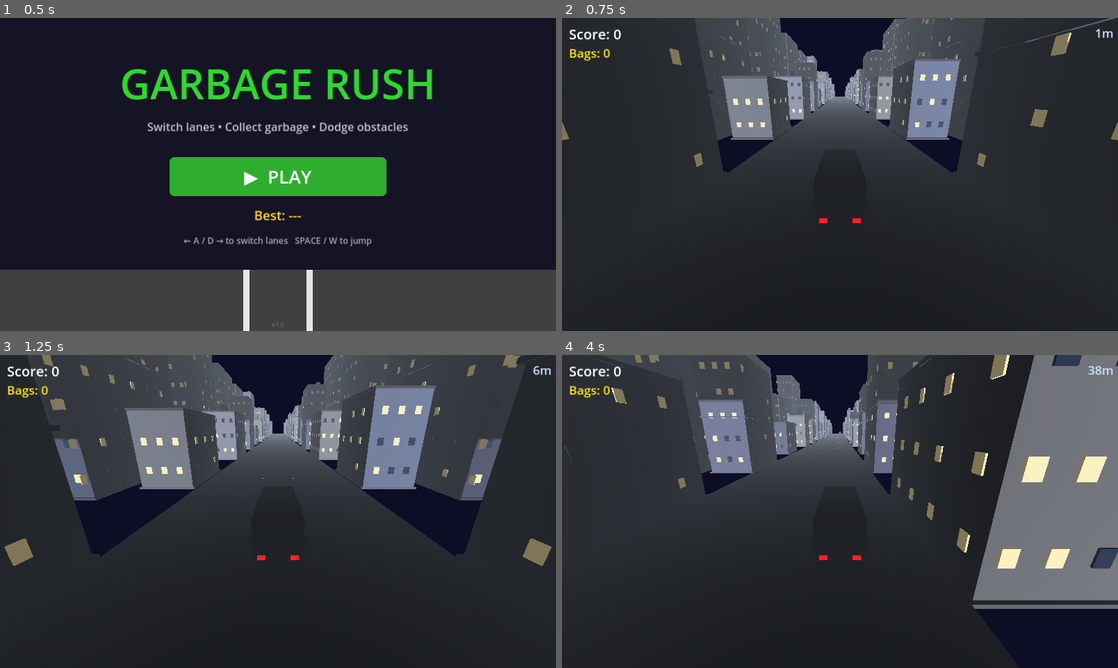
Above: before the commit, frames 1-4 (two rows, left to right).
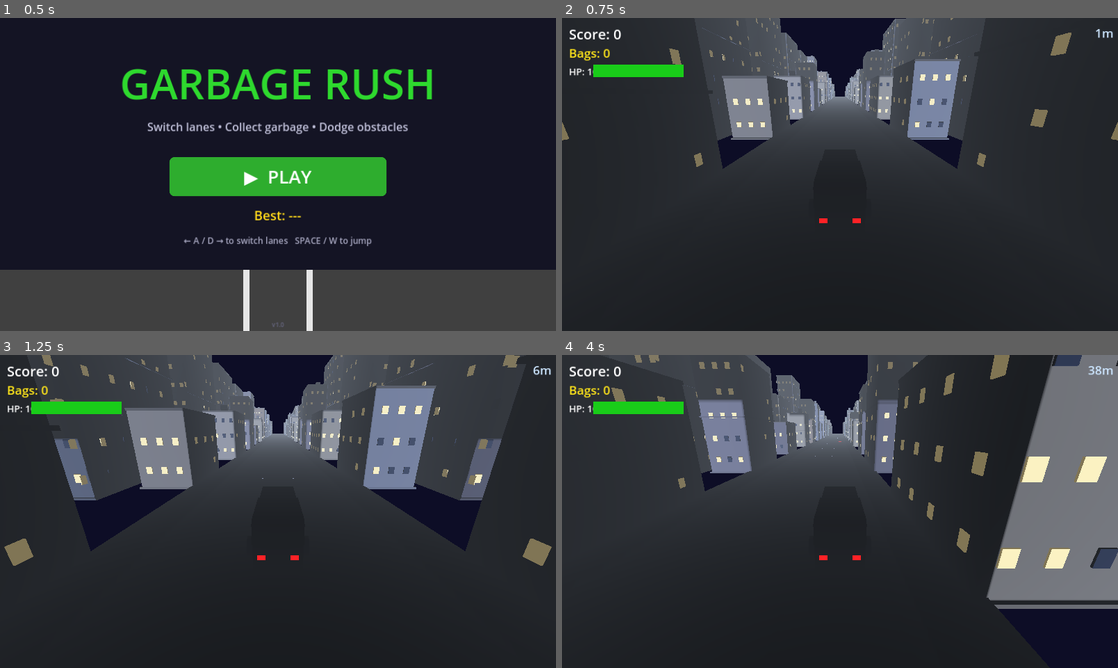
Above: after the commit, the same moments.

Repository: bhavyat81/runner
Game: Godot game, scene res://scenes/main_menu.tscn
The game is run twice, just before and just after one commit, with the same random seed, the same clock (stepped at 60 frames per second) and the same inputs.
Inputs (mouse positions are in pixels of both pictures, inside the frame that each line leads up to):
- Up to frame 1 (0.5 s): no input
- Up to frame 2 (0.75 s): click "▶ PLAY" at 0.5 s
- Up to frame 3 (1.25 s): no input
- Up to frame 4 (4 s): move the mouse to (962, 495) at 1.27 s; hold D (move_right) 1.28-2.03 s; click (962, 495) at 1.42 s; tap Space (jump) at 1.52, 2.27, 3.77 s; move the mouse to (728, 527) at 2.02 s; hold A (move_left) 2.03-2.78 s; move the mouse to (895, 442) at 2.77 s; hold D (move_right) from 2.78 s (still down); move the mouse to (812, 574) at 3.52 s; click (812, 574) at 3.67 s

Frame 1 is identical in both runs. In frame 2, 1.3% of the frame differs, in the area x 1-100%, y 0-50%; in frame 3, 2.0%; in frame 4, 3.7%, in the area x 0-89%, y 0-82%.

Commit message:
Add health bar, green/red tick marks, proximity bag drop, footpath improvements, reduced obstacles
Co-authored-by: bhavyat81 <233542359+bhavyat81@users.noreply.github.com>

Diff:
--- a/scenes/game.tscn
+++ b/scenes/game.tscn
@@ -82,3 +82,22 @@
 horizontal_alignment = 2
 theme_override_colors/font_color = Color(0.8, 0.9, 1.0, 1)
 text = "0m"
+
+[node name="HealthLabel" type="Label" parent="HUD"]
+offset_left = 16.0
+offset_top = 108.0
+offset_right = 70.0
+offset_bottom = 136.0
+theme_override_font_sizes/font_size = 22
+theme_override_colors/font_color = Color(1, 1, 1, 1)
+text = "HP:"
+
+[node name="HealthBar" type="ProgressBar" parent="HUD"]
+offset_left = 72.0
+offset_top = 108.0
+offset_right = 280.0
+offset_bottom = 136.0
+min_value = 0.0
+max_value = 100.0
+value = 100.0
+show_percentage = false
--- a/scripts/game.gd
+++ b/scripts/game.gd
@@ -11,6 +11,8 @@
 @onready var score_label: Label = $HUD/ScoreLabel
 @onready var garbage_label: Label = $HUD/GarbageLabel
 @onready var distance_label: Label = $HUD/DistanceLabel
+@onready var health_label: Label = $HUD/HealthLabel
+@onready var health_bar: ProgressBar = $HUD/HealthBar
 @onready var obstacle_timer: Timer = $ObstacleTimer
 @onready var garbage_timer: Timer = $GarbageTimer
 
@@ -23,10 +25,14 @@
 const NUM_SEGMENTS: int = 8
 const SPAWN_Z: float = -90.0
 const DESPAWN_Z: float = 25.0
-const BUILDING_X_NEAR: float = 9.0    # First row — inner edge meets footpath at ±6.5
+const BUILDING_X_NEAR: float = 9.0    # First row — inner edge meets footpath at ±7.0
 const BUILDING_X_FAR: float = 15.0    # Second row (behind first)
 const BUILDINGS_PER_SEGMENT: int = 2  # Buildings per segment per side
 const MOON_POSITION := Vector3(25.0, 45.0, -120.0)
+const OBSTACLE_TIMER_MIN_RANDOMNESS: float = 0.0
+const OBSTACLE_TIMER_MAX_RANDOMNESS: float = 0.8
+const HEALTH_GOOD_THRESHOLD: int = 60
+const HEALTH_WARNING_THRESHOLD: int = 30
 
 var road_segments: Array[Node3D] = []
 var left_buildings: Array[Node3D] = []
@@ -34,15 +40,29 @@
 var left_buildings_far: Array[Node3D] = []
 var right_buildings_far: Array[Node3D] = []
 
+# Cached StyleBoxFlat instances for health bar colour changes
+var _style_health_good: StyleBoxFlat = StyleBoxFlat.new()
+var _style_health_warning: StyleBoxFlat = StyleBoxFlat.new()
+var _style_health_critical: StyleBoxFlat = StyleBoxFlat.new()
+
 func _ready() -> void:
 	truck.died.connect(_on_truck_died)
+	GameManager.health_changed.connect(_on_health_changed)
 	_setup_road()
 	_setup_buildings()
 	_create_moon()
 	obstacle_timer.timeout.connect(_spawn_obstacle)
 	garbage_timer.timeout.connect(_spawn_garbage_marker)
-	obstacle_timer.start(2.5)
+	obstacle_timer.start(4.0)
 	garbage_timer.start(2.0)
+	# Initialise health bar display
+	health_bar.max_value = GameManager.MAX_HEALTH
+	health_bar.value = GameManager.health
+	# Pre-build cached style boxes for health bar colour transitions
+	_style_health_good.bg_color = Color(0.1, 0.8, 0.1)
+	_style_health_warning.bg_color = Color(1.0, 0.75, 0.0)
+	_style_health_critical.bg_color = Color(0.9, 0.1, 0.1)
+	_update_health_bar_color(GameManager.health)
 
 func _process(delta: float) -> void:
 	if GameManager.current_state != GameManager.GameState.PLAYING:
@@ -89,6 +109,7 @@
 	score_label.text = "Score: %d" % GameManager.score
 	garbage_label.text = "Bags: %d" % GameManager.garbage_collected
 	distance_label.text = "%dm" % int(GameManager.distance)
+	health_label.text = "HP: %d" % GameManager.health
 
 func _setup_road() -> void:
 	for i in range(NUM_SEGMENTS):
@@ -209,7 +230,7 @@
 
 	var ratio: float = (GameManager.current_speed - GameManager.BASE_SPEED) / \
 		(GameManager.MAX_SPEED - GameManager.BASE_SPEED)
-	obstacle_timer.start(lerpf(3.5, 1.5, clampf(ratio, 0.0, 1.0)))
+	obstacle_timer.start(lerpf(5.0, 2.5, clampf(ratio, 0.0, 1.0)) + randf_range(OBSTACLE_TIMER_MIN_RANDOMNESS, OBSTACLE_TIMER_MAX_RANDOMNESS))
 
 func _spawn_garbage_marker() -> void:
 	if GameManager.current_state != GameManager.GameState.PLAYING:
@@ -229,3 +250,17 @@
 	GameManager.end_game()
 	await get_tree().create_timer(1.2).timeout
 	get_tree().change_scene_to_file("res://scenes/game_over.tscn")
+
+func _on_health_changed(new_health: int) -> void:
+	health_bar.value = new_health
+	_update_health_bar_color(new_health)
+	if new_health <= 0:
+		truck.die()
+
+func _update_health_bar_color(hp: int) -> void:
+	if hp > HEALTH_GOOD_THRESHOLD:
+		health_bar.add_theme_stylebox_override("fill", _style_health_good)
+	elif hp > HEALTH_WARNING_THRESHOLD:
+		health_bar.add_theme_stylebox_override("fill", _style_health_warning)
+	else:
+		health_bar.add_theme_stylebox_override("fill", _style_health_critical)
--- a/scripts/game_manager.gd
+++ b/scripts/game_manager.gd
@@ -1,11 +1,12 @@
 # game_manager.gd
-# Global autoload singleton. Manages game state, score, garbage count, and speed.
+# Global autoload singleton. Manages game state, score, garbage count, speed, and health.
 extends Node
 
 enum GameState { MENU, PLAYING, PAUSED, GAME_OVER }
 
 signal score_changed(new_score: int)
 signal game_state_changed(new_state: GameState)
+signal health_changed(new_health: int)
 
 var current_state: GameState = GameState.MENU
 var score: int = 0
@@ -16,8 +17,10 @@
 const BASE_SPEED: float = 10.0
 const MAX_SPEED: float = 30.0
 const SPEED_INCREMENT: float = 0.8
+const MAX_HEALTH: int = 100
 
 var current_speed: float = BASE_SPEED
+var health: int = MAX_HEALTH
 
 func _ready() -> void:
 	_load_high_score()
@@ -26,6 +29,7 @@
 	score = 0
 	garbage_collected = 0
 	distance = 0.0
+	health = MAX_HEALTH
 	current_speed = BASE_SPEED
 	current_state = GameState.PLAYING
 	game_state_changed.emit(current_state)
@@ -63,6 +67,10 @@
 	garbage_collected += 1
 	add_score(10)
 
+func damage_health(amount: int) -> void:
+	health = max(0, health - amount)
+	health_changed.emit(health)
+
 func update_game(delta: float) -> void:
 	if current_state != GameState.PLAYING:
 		return
--- a/scripts/garbage_marker.gd
+++ b/scripts/garbage_marker.gd
@@ -1,9 +1,15 @@
 # garbage_marker.gd
 # Red circle on the road predicting where a garbage bag will land.
-# When the truck reaches this marker it collects the garbage (+10 score).
+# Each marker is randomly either collectible (green ✓) or harmful (red ✗).
+# The bag starts falling and tick mark appears when the marker gets close to the truck.
 extends Area3D
 
 const LANE_X: Array[float] = [-3.0, 0.0, 3.0]
+
+# Proximity to truck (Z) at which the bag starts falling and tick mark appears
+const PROXIMITY_TRIGGER_Z: float = -15.0
+# Chance (~45%) that this garbage is harmful (red ✗)
+const HARMFUL_CHANCE: float = 0.45
 
 @onready var marker_mesh: MeshInstance3D = $MarkerMesh
 @onready var garbage_bag: MeshInstance3D = $GarbageBag
@@ -11,18 +17,22 @@
 
 var lane: int = 1
 var collected: bool = false
-var bag_falling: bool = true
+var bag_falling: bool = false
+var close_triggered: bool = false
+var is_harmful: bool = false
 var pulse_time: float = 0.0
+var tick_label: Label3D = null
 
 const BAG_START_Y: float = 12.0
 const BAG_END_Y: float = 0.5
-const BAG_FALL_SPEED: float = 6.0
+const BAG_FALL_SPEED: float = 8.0
 
 func _ready() -> void:
 	collision_layer = 4
 	collision_mask = 1
 	body_entered.connect(_on_body_entered)
 	_build_meshes()
+	_build_tick_mark()
 
 func _build_meshes() -> void:
 	# Bright red glowing disc on road surface - LARGER and more visible
@@ -40,12 +50,13 @@
 	red_mat.transparency = BaseMaterial3D.TRANSPARENCY_ALPHA
 	marker_mesh.material_override = red_mat
 
-	# Garbage bag - BRIGHT GREEN so it's visible, larger
+	# Garbage bag — hidden until the marker gets close to the truck
 	var sphere := SphereMesh.new()
 	sphere.radius = 0.45
 	sphere.height = 0.9
 	garbage_bag.mesh = sphere
 	garbage_bag.position.y = BAG_START_Y
+	garbage_bag.visible = false
 
 	var bag_mat := StandardMaterial3D.new()
 	bag_mat.albedo_color = Color(0.1, 0.6, 0.1, 1.0)
@@ -54,20 +65,47 @@
 	bag_mat.emission_energy_multiplier = 0.3
 	garbage_bag.material_override = bag_mat
 
-	# Smaller collision zone - won't overlap with truck as easily
+	# Collision zone
 	var cyl_shape := CylinderShape3D.new()
 	cyl_shape.radius = 1.0
 	cyl_shape.height = 0.8
 	collision_shape.shape = cyl_shape
 	collision_shape.position.y = 0.4
 
+func _build_tick_mark() -> void:
+	tick_label = Label3D.new()
+	tick_label.font_size = 96
+	tick_label.position = Vector3(0.0, 1.8, 0.0)
+	tick_label.visible = false
+	tick_label.billboard = BaseMaterial3D.BILLBOARD_ENABLED
+	tick_label.no_depth_test = true
+	add_child(tick_label)
+
 func setup(p_lane: int) -> void:
 	lane = p_lane
 	position.x = LANE_X[lane]
+	# Decide randomly whether this garbage is harmful
+	is_harmful = randf() < HARMFUL_CHANCE
+	# Configure tick mark appearance now that is_harmful is known
+	if tick_label:
+		if is_harmful:
+			tick_label.text = "✗"
+			tick_label.modulate = Color(1.0, 0.15, 0.15, 1.0)
+		else:
+			tick_label.text = "✓"
+			tick_label.modulate = Color(0.1, 1.0, 0.1, 1.0)
 
 func _process(delta: float) -> void:
 	if collected:
 		return
+
+	# Reveal bag and tick mark when the marker is a few steps from the truck (truck at Z≈0)
+	if not close_triggered and position.z >= PROXIMITY_TRIGGER_Z:
+		close_triggered = true
+		bag_falling = true
+		garbage_bag.visible = true
+		if tick_label:
+			tick_label.visible = true
 
 	# Falling bag animation
 	if bag_falling:
@@ -88,5 +126,8 @@
 func _on_body_entered(body: Node3D) -> void:
 	if body.is_in_group("truck") and not collected:
 		collected = true
-		GameManager.collect_garbage()
+		if is_harmful:
+			GameManager.damage_health(20)
+		else:
+			GameManager.collect_garbage()
 		queue_free()
--- a/scripts/road_segment.gd
+++ b/scripts/road_segment.gd
@@ -11,9 +11,9 @@
 const LANE_LINE_X: Array[float] = [-1.5, 1.5]   # Dashed dividers between the 3 lanes
 const EDGE_LINE_X: Array[float] = [-4.5, 4.5]   # Solid white edge lines
 const CURB_X_SIGN: Array[int] = [-1, 1]          # Curb side sign multipliers
-const FOOTPATH_HALF_WIDTH: float = 0.75           # Half of 1.5-unit footpath width
-const FOOTPATH_CENTER_OFFSET: float = 5.75        # |X| of footpath centre (5.0 + 0.75)
-const FOOTPATH_HEIGHT: float = 0.15               # How high the footpath sits above Y = 0
+const FOOTPATH_HALF_WIDTH: float = 1.0            # Half of 2.0-unit footpath width
+const FOOTPATH_CENTER_OFFSET: float = 6.0         # |X| of footpath centre (5.0 + 1.0)
+const FOOTPATH_HEIGHT: float = 0.25               # How high the footpath sits above Y = 0
 
 # Dashed lane line parameters
 const DASH_LENGTH: float = 3.0
@@ -86,10 +86,10 @@
 		curb.position = Vector3(s * (ROAD_HALF_WIDTH + 0.125), 0.1, 0.0)
 		add_child(curb)
 
-# --- Raised concrete footpaths (X = ±5.0 to ±6.5) ---
+# --- Raised concrete footpaths (X = ±5.0 to ±7.0) ---
 func _build_footpaths() -> void:
 	var mat := StandardMaterial3D.new()
-	mat.albedo_color = Color(0.72, 0.70, 0.68, 1.0)
+	mat.albedo_color = Color(0.78, 0.76, 0.73, 1.0)
 
 	for s: int in CURB_X_SIGN:
 		var fp := MeshInstance3D.new()
@@ -97,6 +97,6 @@
 		mesh.size = Vector3(FOOTPATH_HALF_WIDTH * 2.0, FOOTPATH_HEIGHT, SEGMENT_LENGTH)
 		fp.mesh = mesh
 		fp.material_override = mat
-		# Centre at ±5.75; top of footpath sits at Y = FOOTPATH_HEIGHT (raised above road)
+		# Centre at ±6.0; top of footpath sits at Y = FOOTPATH_HEIGHT (raised above road)
 		fp.position = Vector3(s * FOOTPATH_CENTER_OFFSET, FOOTPATH_HEIGHT * 0.5, 0.0)
 		add_child(fp)
